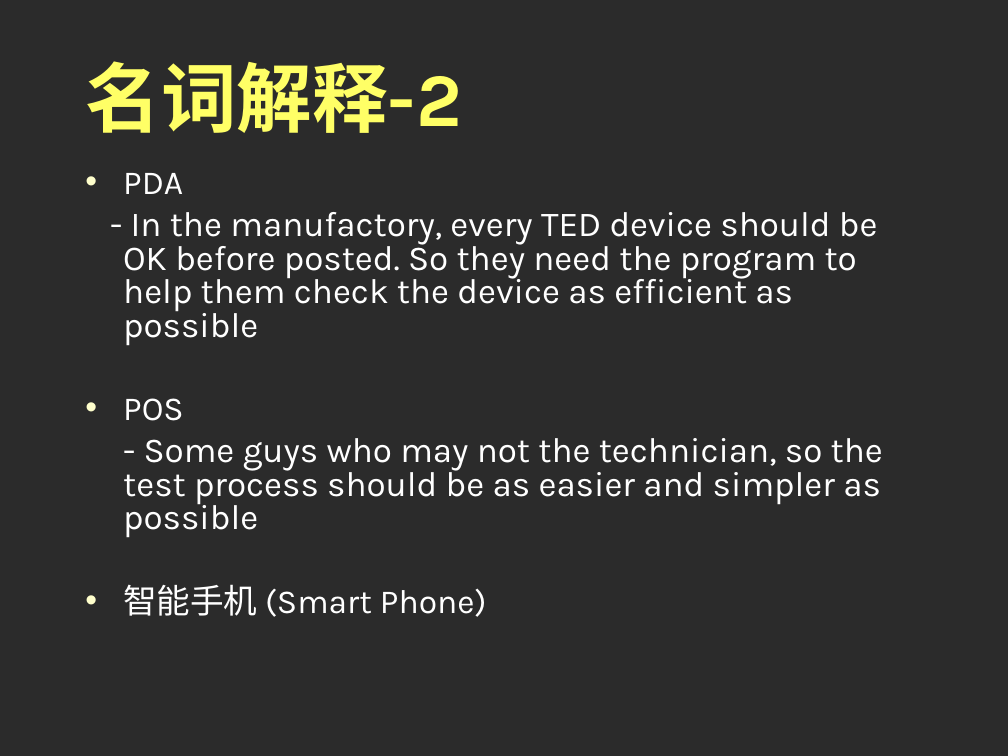
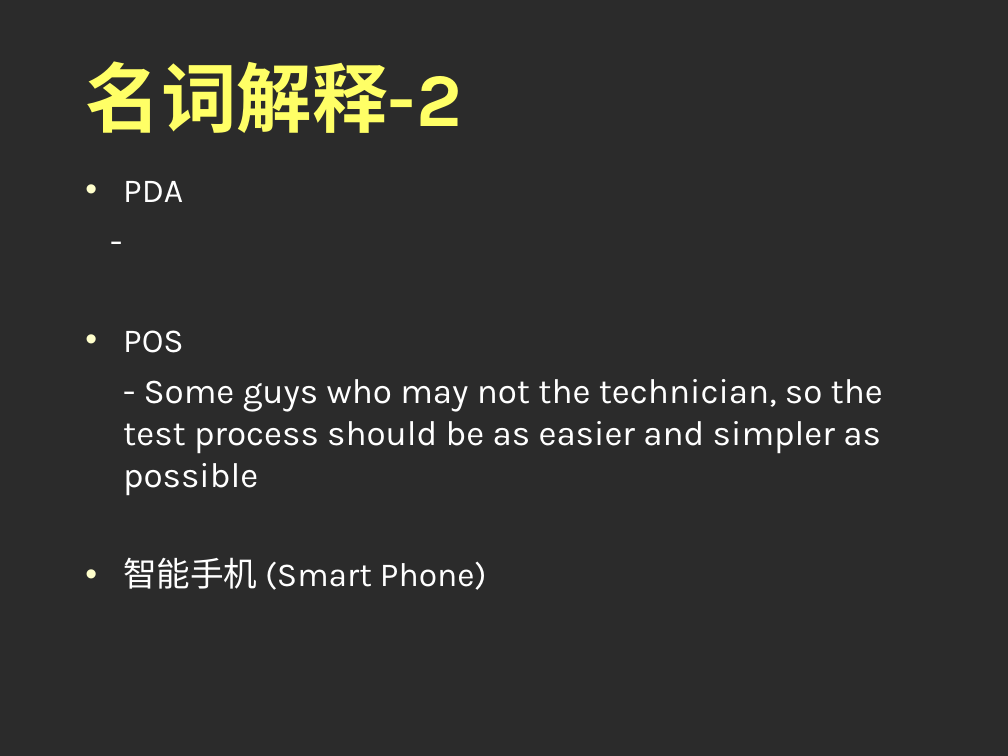
Before and after one commit to runt18/wireless-order-solution, a slide deck: slide 3 of doc/e点通基础培训.ppt. Drawn at 1008x756 pixels with LibreOffice and Linux fonts; fonts in the diff are those of the drawing; background and template pictures are left out; a plain dark background stands for a picture behind light text. Boxes give left, top, right and bottom in pixels: in the first picture for what was removed or moved away, otherwise in the second. Text is boxed around its words. In the diff, an @@ line names an element or a change of style, - is before the commit and + after.

```diff
--- a/doc/e点通基础培训.ppt
+++ b/doc/e点通基础培训.ppt
@@ text at (x1=123, y1=181, x2=883, y2=590): line spacing 0.8 to 1 @@
@@ text at (x1=123, y1=212, x2=878, y2=346): text changed @@
-- In the manufactory, every TED device should be OK before posted. So they need the program to help them check the device as efficient as possible
+-
```
Also in this commit, not shown: 1 slide added, 1 slide removed.
